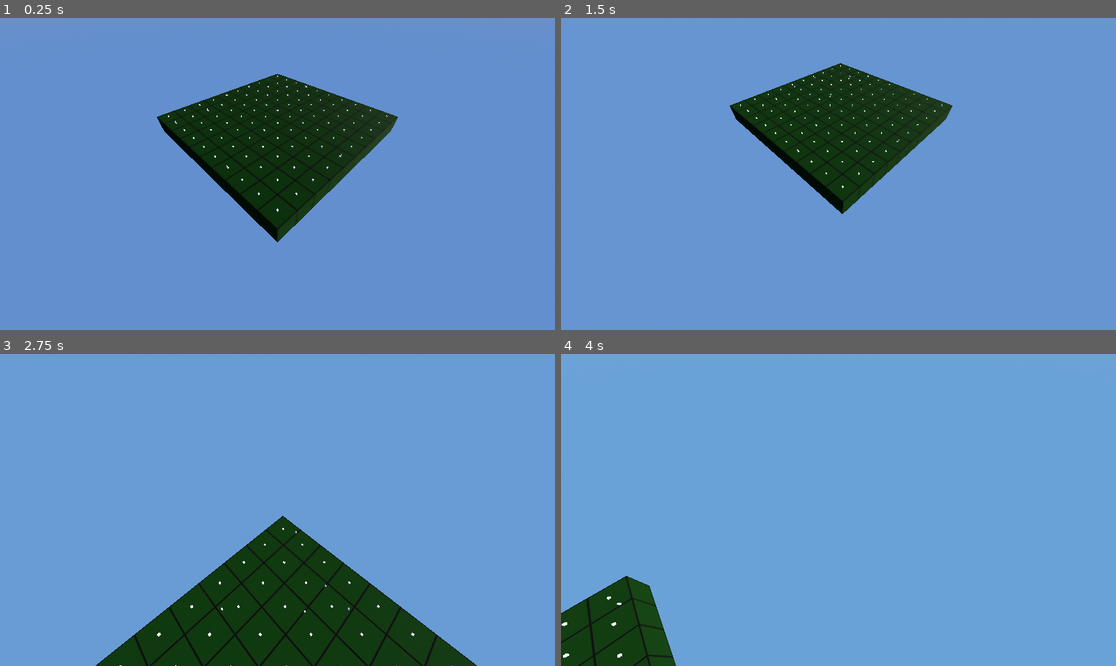
Above: before the commit, frames 1-4 (two rows, left to right).
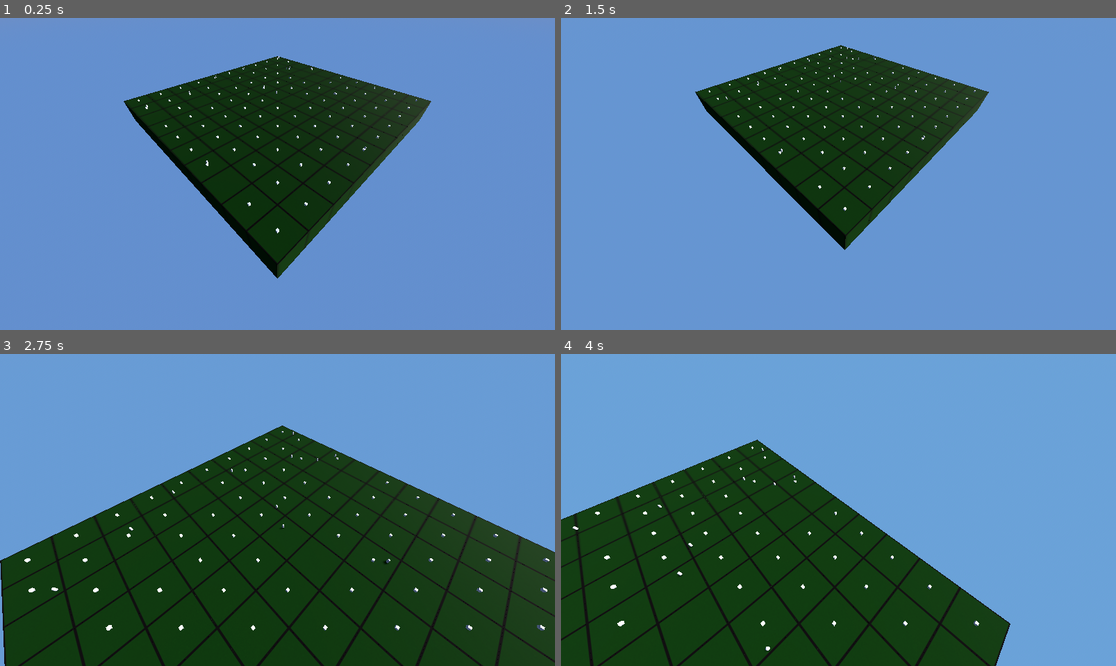
Above: after the commit, the same moments.

Repository: kyleyoung1121/TheParksDepartment
Game: Godot game, scene res://Maps/Ohio/OhioPreserve.tscn
The game is run twice, just before and just after one commit, with the same random seed, the same clock (stepped at 60 frames per second) and the same inputs.
Inputs (mouse positions are in pixels of both pictures, inside the frame that each line leads up to):
- Up to frame 1 (0.25 s): no input
- Up to frame 2 (1.5 s): move the mouse to (866, 174) at 0.52 s; hold Middle mouse button (camera_move) 0.53-1.28 s; move the mouse to (810, 174) at 1.27 s; tap S (camera_move_backward) at 1.35 s
- Up to frame 3 (2.75 s): move the mouse to (288, 503) at 2.02 s; hold W (camera_move_forward) from 2.03 s (still down)
- Up to frame 4 (4 s): move the mouse to (832, 516) at 2.77 s; release W (camera_move_forward) at 2.78 s; tap A (camera_move_left) at 2.85 s; move the mouse to (877, 513) at 3.52 s; hold D (camera_move_right) from 3.53 s (still down)

The runs differ from the first frame. In frame 1, 9.4% of the frame differs, in the area x 22-78%, y 12-84%; in frame 2, 9.0%; in frame 3, 42%, in the area x 0-100%, y 22-100%; in frame 4, 37%.

Commit message:
Fixed predation: animals can eat plants

Diff:
--- a/theparkdepartment/Entities/Animals/TemplateAnimal/TemplateAnimal.gd
+++ b/theparkdepartment/Entities/Animals/TemplateAnimal/TemplateAnimal.gd
@@ -98,10 +98,16 @@
 		return false
 
 	# Consider all plants and animals. If they are prey and it range, eat them
-	var all_animals = get_tree().get_nodes_in_group("animals")
-	var all_plants = get_tree().get_nodes_in_group("plants")
-	var all_plants_and_animals = all_animals + all_plants
-	for food_consideration in all_plants_and_animals:
+	for food_consideration in get_tree().get_nodes_in_group("plants"):
+		# Only consider eating known prey_organisms
+		if food_consideration.species in prey_organisms:
+			# If the food is in range, eat it!
+			if position.distance_to(food_consideration.position) <= adjusted_eating_distance:
+				hunger = min(hunger + OhioEcosystemData.plants_species_data[food_consideration.species]["nutrition"], max_hunger)
+				food_consideration.consumed()
+				print(animal_name, " ate ", food_consideration.plant_name)
+				return true
+	for food_consideration in get_tree().get_nodes_in_group("animals"):
 		# Only consider eating known prey_organisms
 		if food_consideration.species in prey_organisms:
 			# If the food is in range, eat it!
@@ -110,6 +116,7 @@
 				food_consideration.consumed()
 				print(animal_name, " ate ", food_consideration.animal_name)
 				return true
+
 
 
 func decrease_hunger(amount):
--- a/theparkdepartment/Entities/Plants/Grass/grass.tscn
+++ b/theparkdepartment/Entities/Plants/Grass/grass.tscn
@@ -3,7 +3,7 @@
 [ext_resource type="PackedScene" uid="uid://bppcoqbsaofmh" path="res://Entities/Plants/TemplatePlant/TemplatePlant.tscn" id="1_25pk6"]
 
 [node name="Grass" instance=ExtResource("1_25pk6")]
-species = "grass"
+species = "Grass"
 max_age = 30
 reproduction_cooldown = 15
 nutrition = 3
--- a/theparkdepartment/Maps/Ohio/OhioEcosystemData.gd
+++ b/theparkdepartment/Maps/Ohio/OhioEcosystemData.gd
@@ -43,7 +43,7 @@
 	}
 }
 
-var plant_species_data = {
+var plants_species_data = {
 	"Grass": {
 		"count": 0,
 		"nutrition": 1,
--- a/theparkdepartment/Maps/Ohio/OhioEcosystemSimulationHandler.gd
+++ b/theparkdepartment/Maps/Ohio/OhioEcosystemSimulationHandler.gd
@@ -14,10 +14,10 @@
 			# Create a new instance of our grass scene.
 			var new_plant = grass_scene.instantiate()
 			new_plant.set_grid_position(Vector2(i,j))
-			new_plant.plant_name = "grass_" + str(OhioEcosystemData.plant_species_data["Grass"]["count"])
+			new_plant.plant_name = "grass_" + str(OhioEcosystemData.plants_species_data["Grass"]["count"])
 			add_child(new_plant)
 			# Keep track of population in the global Ohio data
-			OhioEcosystemData.plant_species_data["Grass"]["count"] += 1
+			OhioEcosystemData.plants_species_data["Grass"]["count"] += 1
 
 	# Add 5 deer
 	for i in range(5):
--- a/theparkdepartment/Maps/Ohio/OhioPreserve.tscn
+++ b/theparkdepartment/Maps/Ohio/OhioPreserve.tscn
@@ -320,11 +320,6 @@
 
 [node name="Camera" parent="." instance=ExtResource("2_ar074")]
 transform = Transform3D(0.707107, -0.00123413, 0.707106, 0, 0.999999, 0.00174533, -0.707107, -0.00123413, 0.707106, 20, 0, 20)
-max_zoom = 150.0
-min_zoom = 25.0
-zoom_speed = 20.0
-speed = 12.0
-drag_speed = 0.18
 
 [node name="DayNightCycle" parent="." instance=ExtResource("3_naupw")]
 sun_color = SubResource("Gradient_kbrg6")
--- a/theparkdepartment/Systems/CameraController/Camera.gd
+++ b/theparkdepartment/Systems/CameraController/Camera.gd
@@ -5,26 +5,27 @@
 @onready var camera = $CameraTarget/SpringArm3D/Camera3D
 
 # Zoom settings
-@export var max_zoom = 600.0
-@export var min_zoom = 100.0
-@export var zoom_speed = 45.0
-var zoom: float = 150.0
+@export var max_zoom = 150.0
+@export var min_zoom = 25.0
+@export var zoom_speed = 20.0
+var zoom: float = 75.0
 
 # Panning settings
-@export var speed = 30.0
-@export var drag_speed = 0.5
+@export var speed = 12.0
+@export var drag_speed = 0.18
 @export var acceleration = 0.1
-@export var mouse_sensitivity = 0.0005
+@export var mouse_sensitivity = 0.001
 var move = Vector3()
 var drag_velocity = Vector3.ZERO
 
 # Orbiting rotation settings
-@export var yaw_sensitivity = 0.0013
-@export var pitch_sensitivity = 0.0013
-@export var pitch_min = 4
+@export var yaw_sensitivity = 0.001
+@export var pitch_sensitivity = 0.001
+@export var pitch_min = 8
 @export var pitch_max = 90
 var yaw = float()
 var pitch = deg_to_rad(50.0)
+
 
 func _input(event):
 	# Camera rotation input (orbiting system)
@@ -39,6 +40,7 @@
 		drag_velocity -= forward * event.relative.y * drag_speed * -1
 		drag_velocity -= right * event.relative.x * drag_speed
 
+
 	# Zoom input
 	if event.is_action_pressed("camera_zoom_in"):
 		zoom -= zoom_speed * (zoom / max_zoom)
@@ -47,19 +49,22 @@
 
 	zoom = clamp(zoom, min_zoom, max_zoom)
 
+
 func _ready():
 	# Initialize camera zoom and position
 	Input.set_mouse_mode(Input.MOUSE_MODE_CAPTURED)
 
+
 func _process(delta):
 	# Smoothly adjust zoom
-	spring_arm.position.z = lerp(spring_arm.position.z, -zoom + 50, delta * 10)
+	spring_arm.position.z = lerp(spring_arm.position.z, -zoom + 15, delta * 10)
 
 	# Smoothly move the camera target (for panning)
 	move_camera(delta)
 
 	# Clamp pitch to limit looking too far up or down
 	pitch = clamp(pitch, deg_to_rad(pitch_min), deg_to_rad(pitch_max))
+
 
 func _physics_process(delta):
 	# Smoothly apply yaw and pitch rotation
@@ -69,6 +74,7 @@
 	# Stop drag velocity when the middle button is released
 	if not Input.is_action_pressed("camera_move"):
 		drag_velocity = lerp(drag_velocity, Vector3.ZERO, 0.1)
+
 
 func move_camera(delta):
 	# Calculate forward and right vectors based on camera yaw rotation
